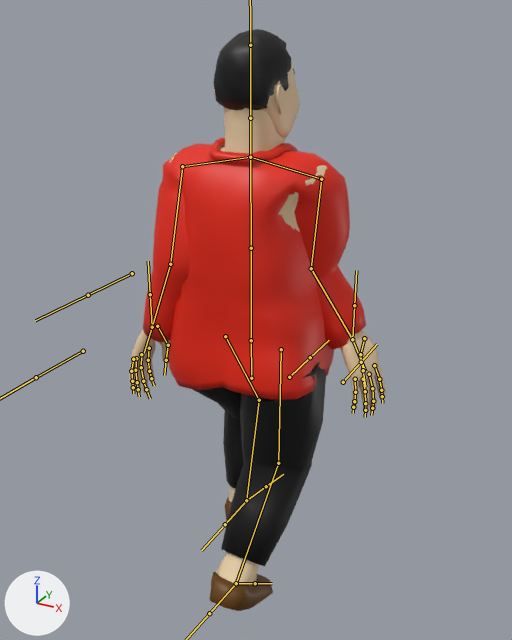
Renders of the FBX model Assets/Models3D/Persos/Teddy/CorpsBase_Teddy.fbx from each side of a commit.
The view is the same before and after, from a camera (50 mm lens) standing at (7.43, -13.28, 13.36) and looking at (0.12, 0.01, 6.72). Every picture has the same lights, and +X, +Y and +Z are marked at lower left. Both versions are drawn at frame 1 of the action 'LaBase|Walk'; the numbers are the values there. The bones that bend it are drawn over the model as lines.

Objects in the first picture: 'CorpsDeBase', 'CorpsDeBase.002', 'CorpsDeBase.003', 'CorpsDeBase.004', 'Cube', 'Cylinder.002'.
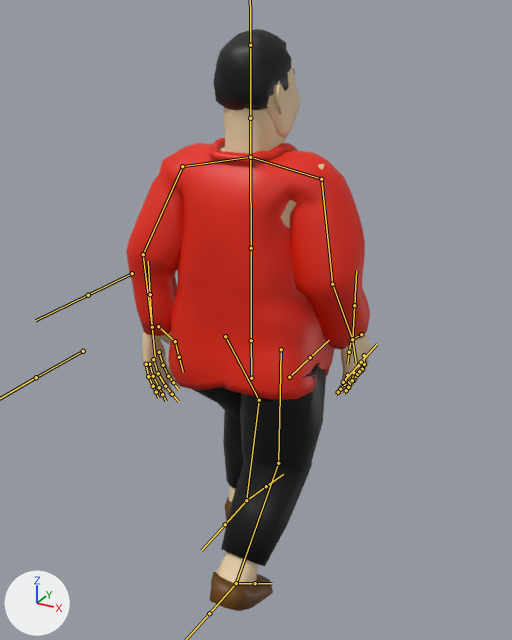
What differs and where, as boxes [x1, y1, x2, y2] in the pictures (512 x 640 px):
'CorpsDeBase.003', posed (9% wider): before [143, 138, 366, 399]; after [126, 138, 370, 399]
'CorpsDeBase', posed (11% narrower): before [129, 146, 386, 585]; after [142, 146, 371, 585]
bone 'UpperArm.L', root to tip: before (182, 166) to (170, 264); after (182, 166) to (143, 254)
bone 'LowerArm.L', root to tip: before (170, 264) to (152, 327); after (143, 254) to (152, 327)
bone 'UpperArm.R', root to tip: before (321, 179) to (311, 268); after (321, 179) to (332, 284)
bone 'LowerArm.R', root to tip: before (311, 268) to (352, 339); after (332, 284) to (352, 339)

Diff of the bpy script that builds the scene:
```diff
--- a/Assets/Models3D/Persos/Teddy/CorpsBase_Teddy.fbx.py
+++ b/Assets/Models3D/Persos/Teddy/CorpsBase_Teddy.fbx.py
@@ bone_upperarm_l @@
 bone_upperarm_l = bpy.data.objects['LaBase'].pose.bones['UpperArm.L']  # child of 'Shoulder.L'
-bone_upperarm_l.rotation_quaternion = (0.727, -0.201, 0.014, -0.656)  # degrees (-19, -14, -82)
+bone_upperarm_l.rotation_quaternion = (0.83, -0.171, 0.012, -0.531)  # degrees (-18, -9, -64)
@@ bone_lowerarm_l @@
 bone_lowerarm_l = bpy.data.objects['LaBase'].pose.bones['LowerArm.L']  # child of 'UpperArm.L'
-bone_lowerarm_l.rotation_quaternion = (0.974, 0.211, -0.047, 0.07)  # degrees (24, -7, 7)
+bone_lowerarm_l.rotation_quaternion = (0.953, 0.094, -0.107, -0.266)  # degrees (14, -9, -32)
@@ bone_upperarm_r @@
 bone_upperarm_r = bpy.data.objects['LaBase'].pose.bones['UpperArm.R']  # child of 'Shoulder.R'
-bone_upperarm_r.rotation_quaternion = (0.603, -0.184, 0.273, 0.726)  # degrees (13, 37, 105)
+bone_upperarm_r.rotation_quaternion = (0.761, -0.273, 0.214, 0.549)  # degrees (-13, 39, 67)
@@ bone_lowerarm_r @@
 bone_lowerarm_r = bpy.data.objects['LaBase'].pose.bones['LowerArm.R']  # child of 'UpperArm.R'
-bone_lowerarm_r.rotation_quaternion = (0.954, 0.166, 0.039, -0.247)  # degrees (18, 9, -28)
+bone_lowerarm_r.rotation_quaternion = (0.935, 0.183, 0.059, 0.299)  # degrees (22, 0, 36)
```
